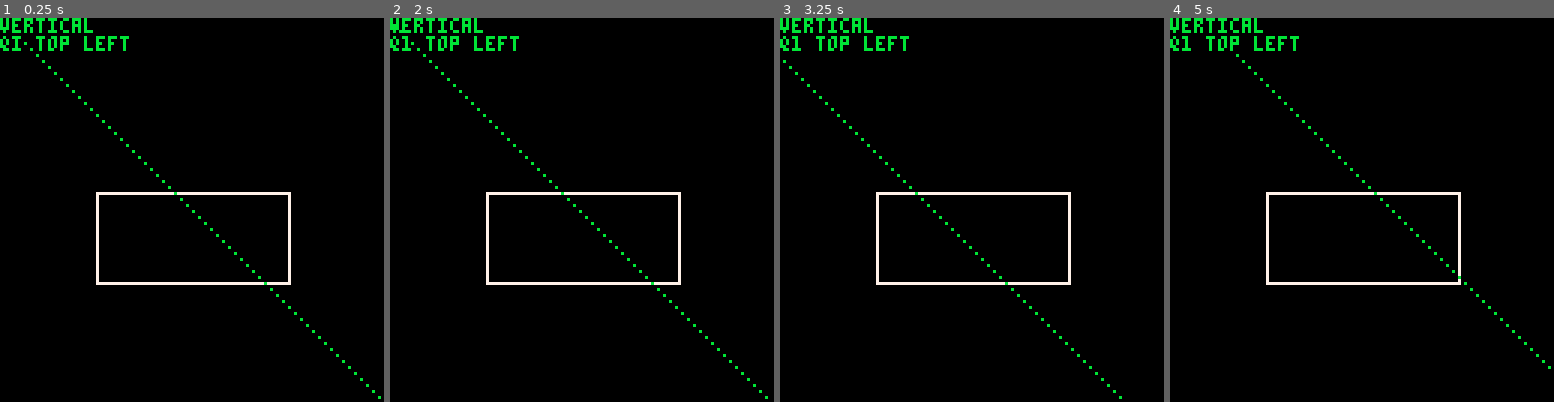
Above: before the commit, frames 1-4 (left to right).
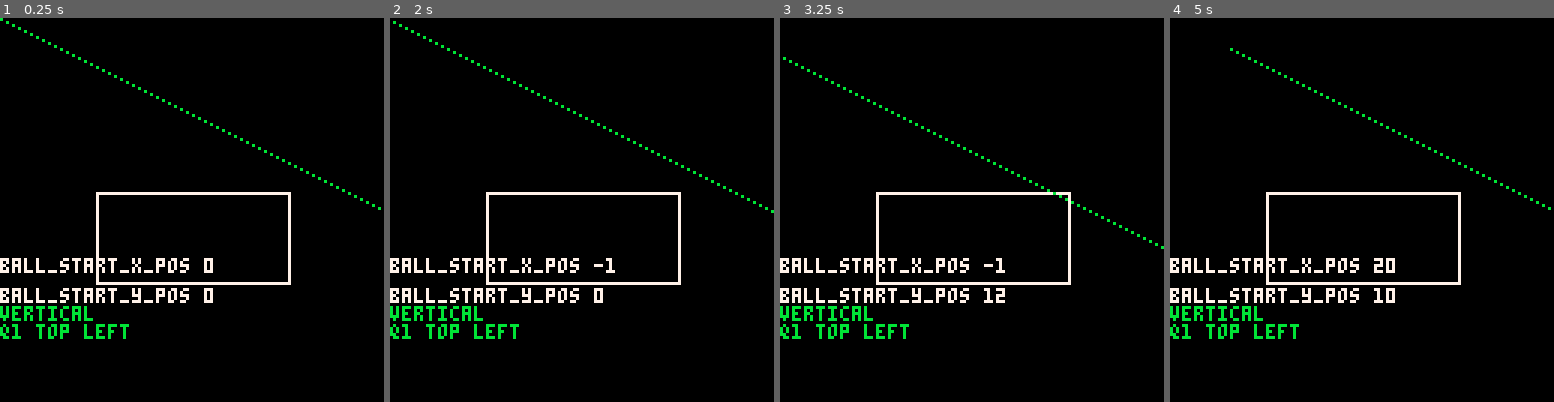
Above: after the commit, the same moments.

Repository: Mackeriah/Breakout-tutorial
Game: PICO-8 cartridge breakout/collision.p8
Two runs of this game, one before a commit and one after it. Both use one fixed random seed, a clock stepped at 60 frames per second and the inputs below.
Inputs:
- Up to frame 1 (0.25 s): no input
- Up to frame 2 (2 s): hold Left from 1.97 s (still down)
- Up to frame 3 (3.25 s): release Left at 2.37 s; hold Down 2.42-2.82 s; hold Right from 2.87 s (still down)
- Up to frame 4 (5 s): release Right at 3.53 s; hold Up 3.58-4.08 s; hold Right 4.13-4.53 s; hold Down from 4.58 s (still down)

The runs differ from the first frame. In frame 1, 4.2% of the frame differs, in the area x 0-100%, y 0-100%; in frame 2, 4.3%; in frame 3, 4.3%; in frame 4, 4.3%.

Commit message:
renaming variables for clarity

Diff:
--- a/breakout/collision.p8
+++ b/breakout/collision.p8
@@ -7,10 +7,10 @@
 box_h = 30
 
 -- relates to the line simulating the ball impact
-rayx = 0
-rayy = 0
-raydx = 2
-raydy = 2
+ball_start_x_pos = 0
+ball_start_y_pos = 0
+ball_horizontal_movement = 2
+ball_vertical_movement = 1
 -- top left = 2, 2
 -- top right = -2, 2
 -- bottom left = 2, -2
@@ -22,18 +22,18 @@
 end
 
 function _update()
- -- this handles the keys moving the line around
+ -- this moves the line/ball starting point
  if btn(1) then
-  rayx+=1
+  ball_start_x_pos+=1
  end
  if btn(0) then
-  rayx-=1
+  ball_start_x_pos-=1
  end
  if btn(2) then
-  rayy-=1
+  ball_start_y_pos-=1
  end
  if btn(3) then
-  rayy+=1
+  ball_start_y_pos+=1
  end
 end
 
@@ -41,16 +41,22 @@
  cls()
  -- draw the box
  rect(box_x, box_y, box_x+box_w, box_y+box_h, 7)
- --print('rayx '..rayx, 0, 80, 7)
- local px, py = rayx, rayy
+ print('ball_start_x_pos '..ball_start_x_pos, 0, 80, 7)
+ print('ball_start_y_pos '..ball_start_y_pos, 0, 90, 7)
+
+ -- create local versions of ball position (needed for drawing for some reason)
+ local local_ball_start_x_pos, local_ball_start_y_pos = ball_start_x_pos, ball_start_y_pos
 
  repeat
-  pset(px, py, 11)  -- sets the line colour
-  px+=raydx
-  py+=raydy
- until px<0 or px>128 or py < 0 or py > 128  -- until off the screen
+  -- draw coloured line between ball start and end points UNTIL...
+  pset(local_ball_start_x_pos, local_ball_start_y_pos, 11)
+  -- update local variables with actual position
+  local_ball_start_x_pos+=ball_horizontal_movement
+  local_ball_start_y_pos+=ball_vertical_movement
+  -- ...either end of line moves off the screen
+ until local_ball_start_x_pos<0 or local_ball_start_x_pos>128 or local_ball_start_y_pos < 0 or local_ball_start_y_pos > 128
 
- if deflx_ballbox(rayx,rayy,raydx,raydy,box_x,box_y,box_w,box_h) then
+ if deflx_ballbox(ball_start_x_pos,ball_start_y_pos,ball_horizontal_movement,ball_vertical_movement,box_x,box_y,box_w,box_h) then
   print("horizontal")
  else
   print("vertical")
@@ -59,12 +65,13 @@
 end
 
 function deflx_ballbox(bx,by,bdx,bdy,tx,ty,tw,th)
- -- calculate wether to deflect ball horizontally or vertically
+ -- calculate whether to deflect ball horizontally or vertically
 
-  -- if ball moving perfectly vertically we don't use function
+  -- if ball moving perfectly vertically exit function
  if bdx == 0 then
   return false
- elseif bdy == 0 then -- and if ball horizontally we don't either
+ -- if ball moving perfectly horizontally exit function
+ elseif bdy == 0 then
   return true
  else -- if it's neither of those cases, it MUST be moving diagonally
   -- calculate slope
